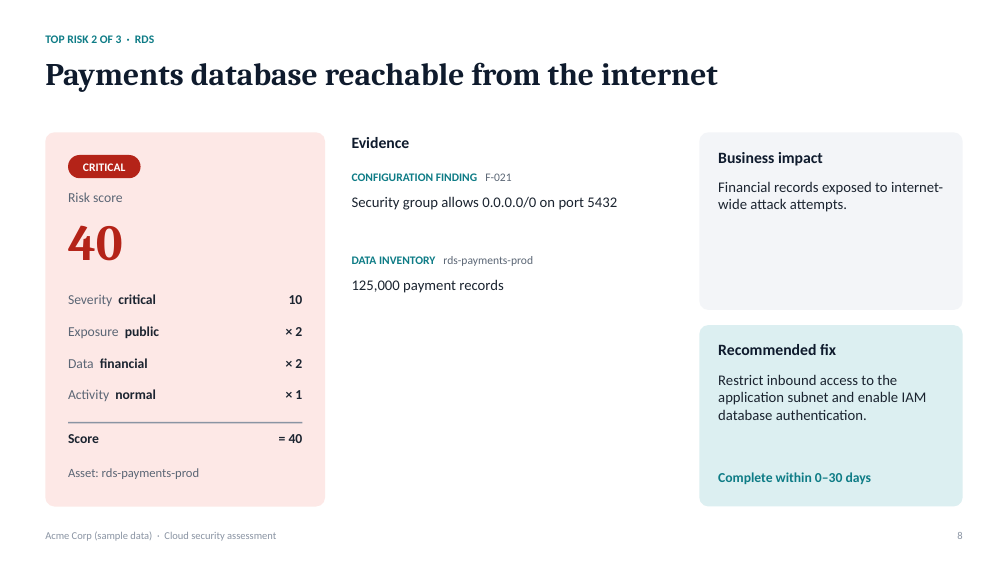
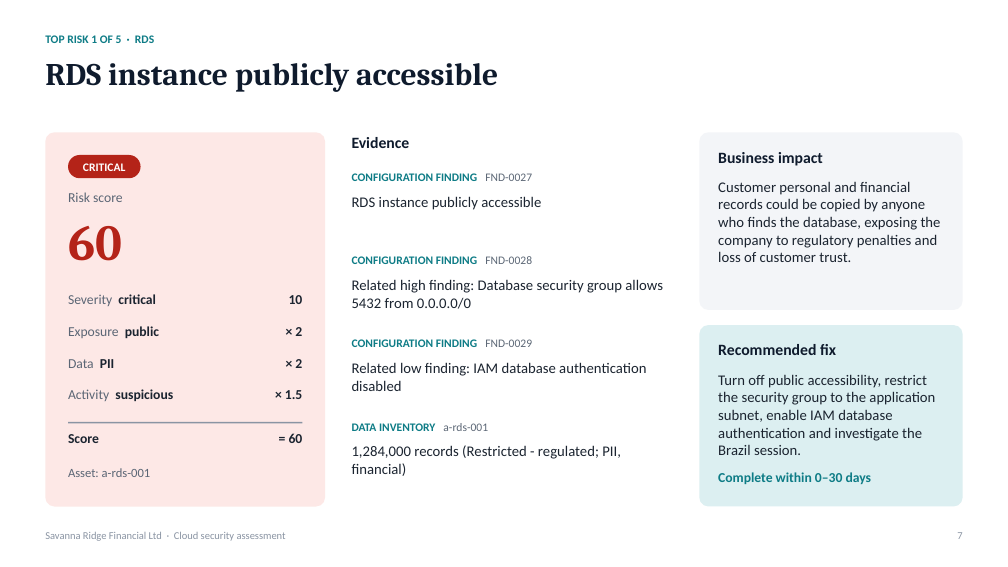
Before and after one commit to judie-paul/secassess-mcp, a slide deck: slide 7 of examples/sample_report.pptx (slide 8 before the commit). Drawn at 1008x567 pixels with LibreOffice and Linux fonts; fonts in the diff are those of the drawing. Boxes give left, top, right and bottom in pixels: in the first picture for what was removed or moved away, otherwise in the second. Text is boxed around its words. In the diff, an @@ line names an element or a change of style, - is before the commit and + after.

Commit message:
Check AI risk text for numbers, fix real-data layout, align skills with backend

```diff
--- a/examples/sample_report.pptx
+++ b/examples/sample_report.pptx
@@ text at bbox=[45, 35, 154, 43]: text changed @@
-TOP RISK 2 OF 3 · RDS
+TOP RISK 1 OF 5 · RDS
@@ text at bbox=[45, 63, 498, 92]: text changed @@
-Payments database reachable from the internet
+RDS instance publicly accessible
@@ text at bbox=[352, 173, 532, 181]: text changed @@
-CONFIGURATION FINDING F-021
+CONFIGURATION FINDING FND-0027
@@ text added at bbox=[352, 196, 541, 210], 14 pt, text #1B2430 @@
+RDS instance publicly accessible
@@ text at bbox=[718, 181, 941, 262]: text changed @@
-Financial records exposed to internet-wide attack attempts.
+Customer personal and financial records could be copied by anyone who finds the database, exposing the company to regulatory penalties and loss of customer trust.
@@ text at bbox=[68, 226, 122, 261]: text changed @@
-40
+60
@@ text at bbox=[352, 256, 532, 264]: text changed; text colour #5B6675 to #0E7C86; bold on @@
-DATA INVENTORY rds-payments-prod
+CONFIGURATION FINDING FND-0028
@@ text at bbox=[352, 279, 663, 309]: text changed @@
-Security group allows 0.0.0.0/0 on port 5432
+Related high finding: Database security group allows 5432 from 0.0.0.0/0
@@ text removed at bbox=[352, 279, 504, 293] @@
-125,000 payment records
@@ text at bbox=[68, 359, 115, 368]: text changed; text colour #1B2430 to #5B6675; bold off @@
-Data financial
+Data PII
@@ text added at bbox=[352, 339, 532, 347], 11 pt, text #0E7C86, bold @@
+CONFIGURATION FINDING FND-0029
@@ text at bbox=[68, 389, 173, 401]: text changed; text colour #5B6675 to #1B2430; bold on @@
-Activity normal
+Activity suspicious
@@ text added at bbox=[352, 362, 646, 391], 14 pt, text #1B2430 @@
+Related low finding: IAM database authentication disabled
@@ text at bbox=[718, 374, 935, 455]: text changed @@
-Restrict inbound access to the application subnet and enable IAM database authentication.
+Turn off public accessibility, restrict the security group to the application subnet, enable IAM database authentication and investigate the Brazil session.
@@ text at bbox=[285, 390, 302, 399]: text changed @@
-× 1
+× 1.5
@@ text at bbox=[289, 433, 303, 443]: text changed @@
-= 40
+= 60
@@ text added at bbox=[352, 423, 488, 431], 11 pt, text #0E7C86, bold @@
+DATA INVENTORY a-rds-001
@@ text added at bbox=[352, 445, 621, 476], 14 pt, text #1B2430 @@
+1,284,000 records (Restricted - regulated; PII, financial)
@@ text at bbox=[68, 468, 151, 477]: text changed @@
-Asset: rds-payments-prod
+Asset: a-rds-001
@@ text at bbox=[45, 532, 286, 541]: text changed @@
-Acme Corp (sample data) · Cloud security assessment
+Savanna Ridge Financial Ltd · Cloud security assessment
@@ text at bbox=[957, 532, 962, 539]: text changed @@
-8
+7
```
Also in this commit, not shown: 11 other slides changed, 14 other files.
